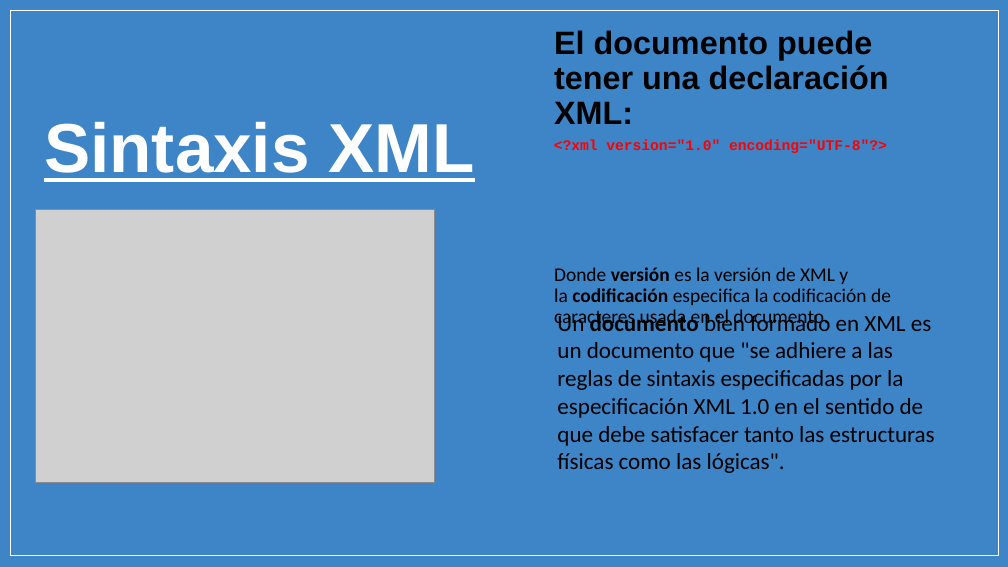
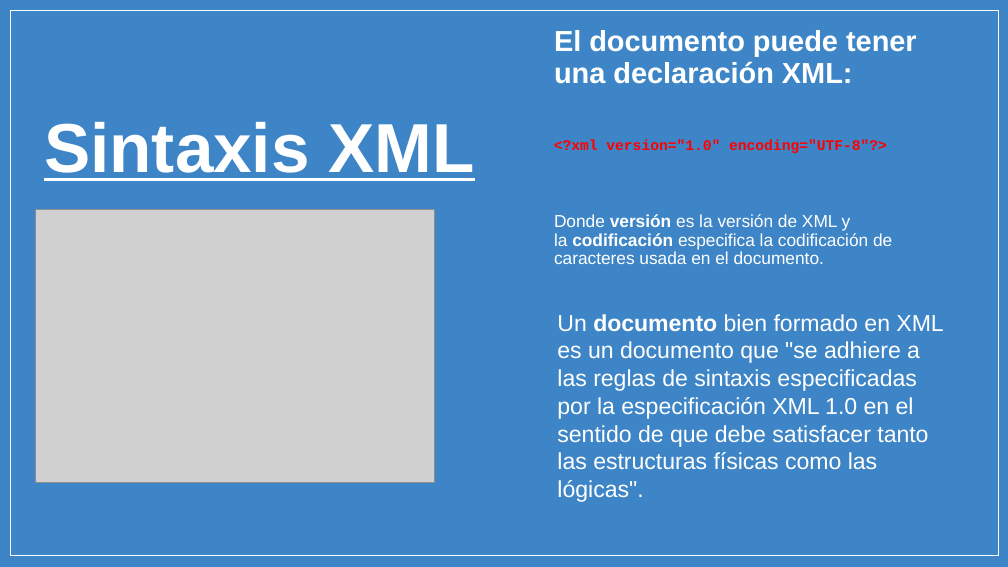
Before and after one commit to micarsan/DAW1-CSS_Avanzado, a slide deck: slide 5 of xml/PARTE 1 - STORY 01 Y 02 - XML y RSS.pptx. Drawn at 1008x567 pixels with LibreOffice and Linux fonts; fonts in the diff are those of the drawing; grey boxes stand for pictures; background and template pictures are left out. Boxes give left, top, right and bottom in pixels: in the first picture for what was removed or moved away, otherwise in the second. Text is boxed around its words. In the diff, an @@ line names an element or a change of style, - is before the commit and + after.

```diff
--- a/xml/PARTE 1 - STORY 01 Y 02 - XML y RSS.pptx
+++ b/xml/PARTE 1 - STORY 01 Y 02 - XML y RSS.pptx
@@ text "El documento puede tener una ..." at <box>554,30,917,264</box>: size 23.1 to 20.7 pt in "El documento puede tener una declaración XML:"; text colour #000000 to #FFFFFF; size 13.9 to 12.4 pt, font Calibri to Arial in "Donde versión es la versión de XML ..." @@
@@ text "Un documento bien formado en ..." at <box>557,314,943,502</box>: font Calibri to Arial, text colour #000000 to #FFFFFF @@
```
Also in this commit, not shown: 7 other slides changed.
